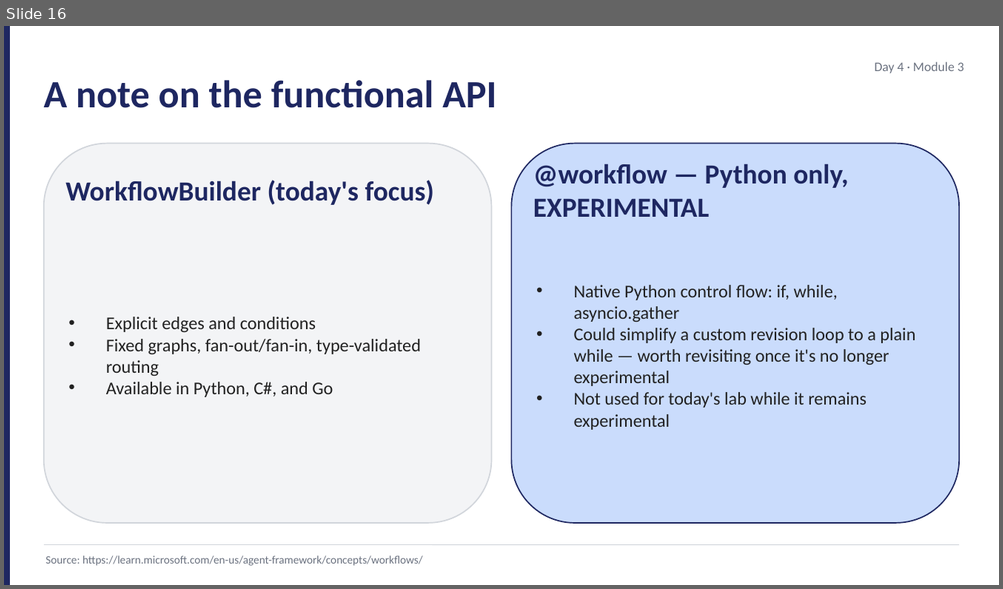
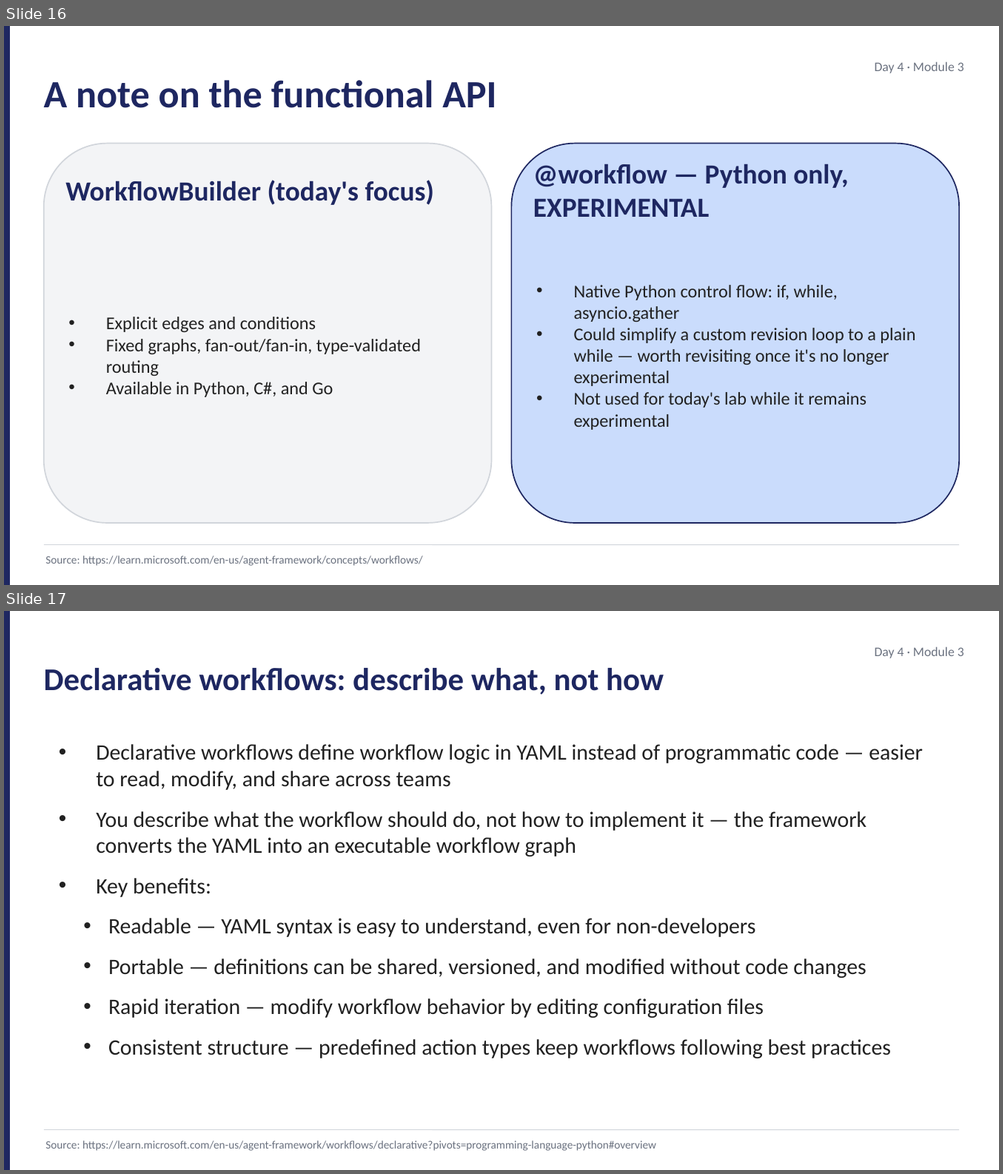
Before and after one commit to JimPiquant/Building-AI-Apps-and-Agents, a slide deck: decks/day4/module-3-workflow-fundamentals.pptx. Shown one above the other, each under a label of ours: slide 16 before the commit, slides 16 and 17 after it. The pictures are 1003x589 and 1003x1174 pixels, drawn with LibreOffice and Linux fonts; fonts in the diff are those of the drawing. Boxes give left, top, right and bottom in pixels: in the first picture for what was removed or moved away, otherwise in the second. Text is boxed around its words. In the diff, an @@ line names an element or a change of style, - is before the commit and + after.

```diff
--- a/decks/day4/module-3-workflow-fundamentals.pptx
+++ b/decks/day4/module-3-workflow-fundamentals.pptx
@@ slide 17 added at (4, 611, 999, 1170), background #FFFFFF @@
@@ rectangle added at (4, 611, 10, 1170), fill #1E2761 @@
@@ text added at (874, 647, 964, 658), 9.5 pt, text #6B7280 @@
+Day 4 · Module 3
@@ text added at (44, 668, 663, 695), 23 pt, text #1E2761, bold @@
+Declarative workflows: describe what, not how
@@ text added at (96, 744, 922, 1059), 16 pt, text #212121 @@
+• Declarative workflows define workflow logic in YAML instead of programmatic code — easier to read, modify, and share across teams
+• You describe what the workflow should do, not how to implement it — the framework converts the YAML into an executable workflow graph
+• Key benefits:
+  • Readable — YAML syntax is easy to understand, even for non-developers
+  • Portable — definitions can be shared, versioned, and modified without code changes
+  • Rapid iteration — modify workflow behavior by editing configuration files
+  • Consistent structure — predefined action types keep workflows following best practices
@@ line added from (44, 1130) to (959, 1130), #D1D5DB 0.5 pt @@
@@ text added at (45, 1141, 656, 1151), 8.2 pt, text #6B7280 @@
+Source: https://learn.microsoft.com/en-us/agent-framework/workflows/declarative?pivots=programming-language-python#overview
```
Also in this commit, not shown: 2 slides changed, 2 other slides added, 1 slide removed, 8 other files.
